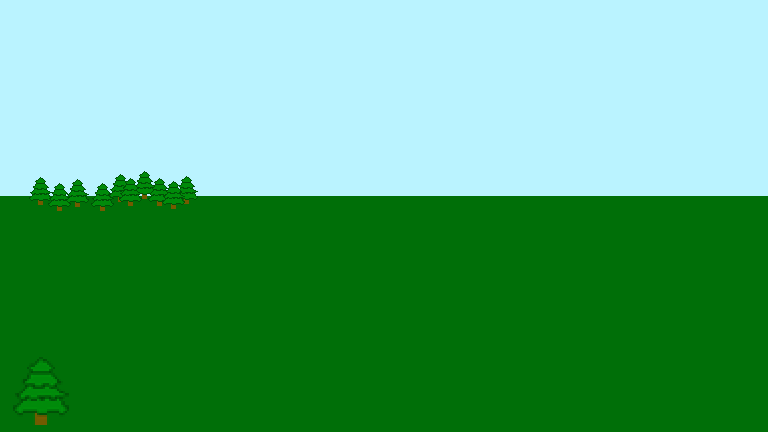
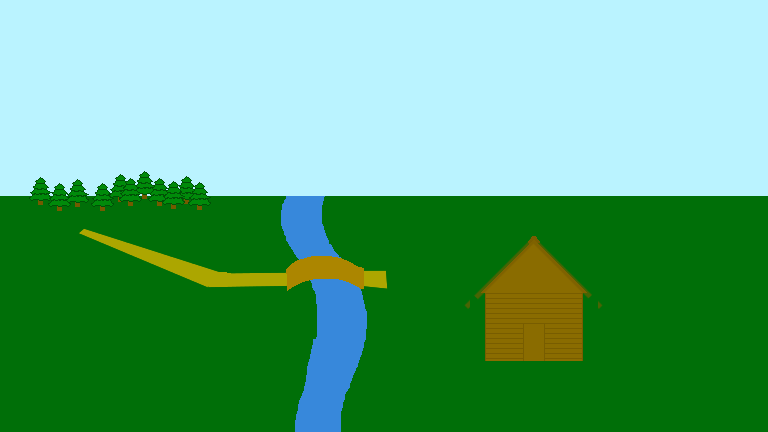
Comparing the layer stacks of the two 768×432 images. Changes:
painted on "Pasted Layer" over (13, 236, 603, 425)
added layer "Layer #3" above "Layer #2" over (79, 228, 388, 291)
added layer "Layer #2" above "Pasted Layer #2" over (281, 196, 367, 432)
painted on "Pasted Layer #2" over (188, 182, 233, 286)
